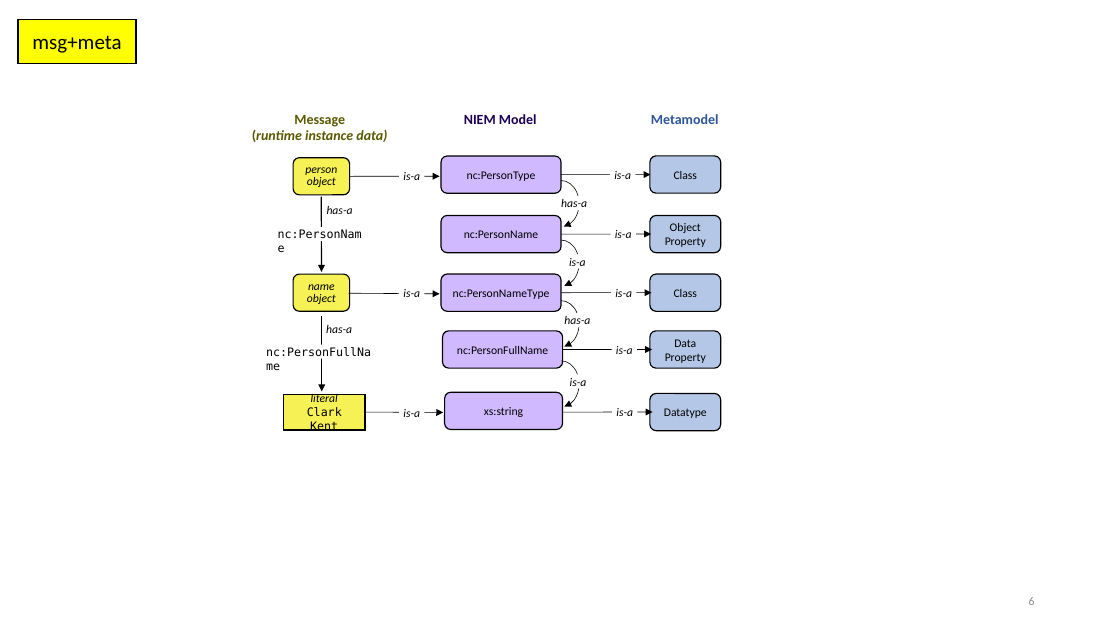
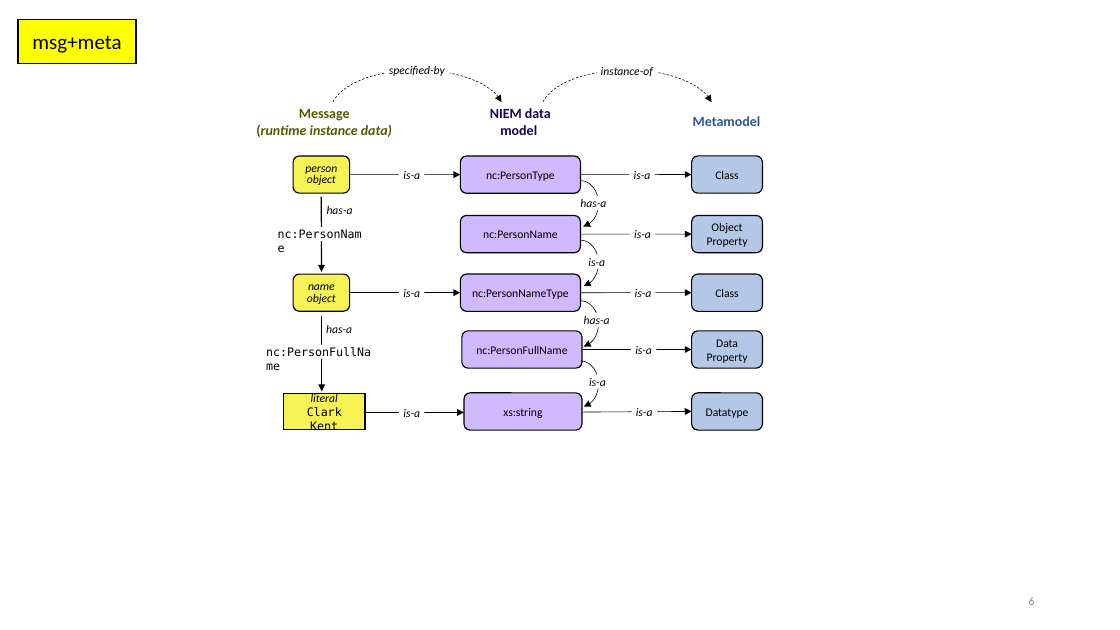
Before and after one commit to niemopen/niem-naming-design-rules, a slide deck: slide 6 of pptx/figures.pptx. Drawn at 1120x630 pixels with LibreOffice and Linux fonts; fonts in the diff are those of the drawing. Boxes give left, top, right and bottom in pixels: in the first picture for what was removed or moved away, otherwise in the second. Text is boxed around its words. In the diff, an @@ line names an element or a change of style, - is before the commit and + after.

```diff
--- a/pptx/figures.pptx
+++ b/pptx/figures.pptx
@@ arc (boxed as its full ellipse) added at [330, 70, 504, 154], outline #000000 0.5 pt dashed @@
@@ rectangle added at [385, 63, 450, 77], fill #FFFFFF, 10 pt, text #000000, italic @@
+specified-by
@@ arc (boxed as its full ellipse) added at [540, 70, 714, 154], outline #000000 0.5 pt dashed @@
@@ rectangle added at [597, 64, 658, 78], fill #FFFFFF, 10 pt, text #000000, italic @@
+instance-of
@@ text "Message (runtime instance data)": place and size @@
-text "Message (runtime instance data)" at [252, 115, 387, 142]
+text "Message (runtime instance data)" at [256, 109, 392, 137]
@@ text at [490, 108, 551, 135]: text changed @@
-NIEM Model
+NIEM data model
@@ 5 rounded rectangles, 1 text: place and size @@
-5 rounded rectangles, 1 text at [650, 114, 721, 430]
+5 rounded rectangles, 1 text at [691, 116, 762, 430]
@@ arrow moved from (350, 176) - (439, 176) to (350, 175) - (460, 175) @@
@@ arrow moved from (560, 175) - (650, 175) to (580, 175) - (691, 175) @@
@@ arrow moved from (561, 234) - (651, 234) to (581, 234) - (691, 234) @@
@@ arrow moved from (349, 293) - (439, 294) to (350, 292) - (460, 292) @@
@@ arrow moved from (562, 292) - (652, 292) to (581, 292) - (691, 292) @@
@@ arrow moved from (562, 350) - (652, 350) to (581, 350) - (691, 350) @@
@@ 6 texts, 5 rounded rectangles, 4 arc (boxed as its full ellipse)s, 3 rectangles: place and size @@
-6 texts, 5 rounded rectangles, 4 arc (boxed as its full ellipse)s, 3 rectangles at [441, 156, 633, 429]
+6 texts, 5 rounded rectangles, 4 arc (boxed as its full ellipse)s, 3 rectangles at [460, 156, 653, 430]
@@ arrow moved from (365, 413) - (444, 413) to (365, 413) - (464, 413) @@
@@ arrow moved from (563, 413) - (653, 413) to (582, 413) - (691, 412) @@
```
Also in this commit, not shown: 6 other files.
